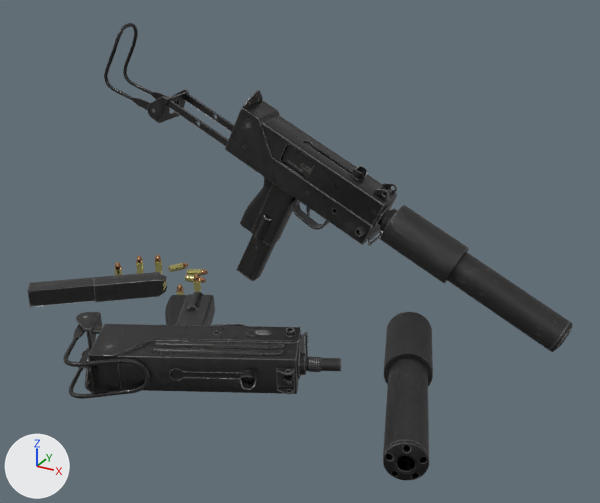
The glTF model public/models/mac-10.glb as it was, and as the next commit left it.
Camera for both pictures: a camera (50 mm lens) standing at (0.504, -0.903, 0.507) and looking at (0.079, -0.131, 0.121). The lights are fixed; the arrows at lower left show +X, +Y and +Z. The first picture is the older version.

Objects in the first picture: 'Case_low.003_Bullet_0', 'Case_low.004_Bullet_0', 'Case_low.005_Bullet_0', 'Case_low.006_Bullet_0', 'Case_low.007_Bullet_0', 'Case_low.008_Bullet_0', 'Case_low.009_Bullet_0', 'Case_low.010_Bullet_0', 'Mac10.001_Mac-10_0', 'Mac10_Mac-10_0', 'Magazine.001_Mac-10_0', 'Magazine_Mac-10_0', 'Outer frame_button.001_Mac-10_0', 'Stock.001_Mac-10_0', 'Stock_Mac-10_0', 'Suppressor.001_Suppressor_0', 'Suppressor_Suppressor_0', 'outer_frame_trigger_button.001_Mac-10_0', 'stock_bars_.001_Mac-10_0', 'stock_bars__Mac-10_0' and 1 more.
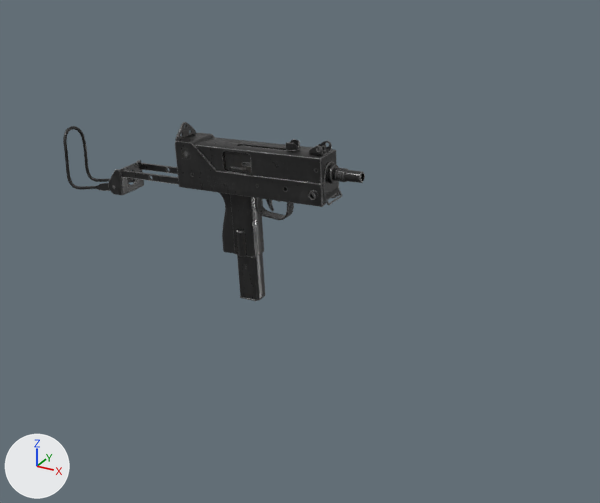
ob_sketchfab_model is not drawn itself; it is the parent of ob_2599e866a1de4456b26eb53441fdf733_fbx.

What changed in the scene script:
```text
Change ob_sketchfab_model:
    add ob_sketchfab_model.parent = ob_fix_rotation_004
Remove ob_case_low_003_bullet_0:
    ob_case_low_003_bullet_0 = bpy.data.objects.new('Case_low.003_Bullet_0', me_case_low_001_bullet_0)
Remove ob_case_low_004_bullet_0:
    ob_case_low_004_bullet_0 = bpy.data.objects.new('Case_low.004_Bullet_0', me_case_low_001_bullet_0)
Remove ob_case_low_006_bullet_0:
    ob_case_low_006_bullet_0 = bpy.data.objects.new('Case_low.006_Bullet_0', me_case_low_001_bullet_0)
Remove ob_case_low_007_bullet_0:
    ob_case_low_007_bullet_0 = bpy.data.objects.new('Case_low.007_Bullet_0', me_case_low_001_bullet_0)
Remove ob_case_low_008_bullet_0:
    ob_case_low_008_bullet_0 = bpy.data.objects.new('Case_low.008_Bullet_0', me_case_low_001_bullet_0)
Remove ob_case_low_005_bullet_0:
    ob_case_low_005_bullet_0 = bpy.data.objects.new('Case_low.005_Bullet_0', me_case_low_001_bullet_0)
Remove ob_case_low_009_bullet_0:
    ob_case_low_009_bullet_0 = bpy.data.objects.new('Case_low.009_Bullet_0', me_case_low_001_bullet_0)
Remove ob_case_low_010_bullet_0:
    ob_case_low_010_bullet_0 = bpy.data.objects.new('Case_low.010_Bullet_0', me_case_low_001_bullet_0)
Remove ob_suppressor_suppressor_0:
    ob_suppressor_suppressor_0 = bpy.data.objects.new('Suppressor_Suppressor_0', me_suppressor_suppressor_0)
Remove ob_mac10_001_mac_10_0:
    ob_mac10_001_mac_10_0 = bpy.data.objects.new('Mac10.001_Mac-10_0', me_mac10_mac_10_0)
Remove ob_outer_frame_trigger_button_001_mac_10_0:
    ob_outer_frame_trigger_button_001_mac_10_0 = bpy.data.objects.new('outer_frame_trigger_button.001_Mac-10_0', me_outer_frame_trigger_button_mac_10_0)
Remove ob_stock_001_mac_10_0:
    ob_stock_001_mac_10_0 = bpy.data.objects.new('Stock.001_Mac-10_0', me_stock_mac_10_0)
Remove ob_stock_bars__001_mac_10_0:
    ob_stock_bars__001_mac_10_0 = bpy.data.objects.new('stock_bars_.001_Mac-10_0', me_stock_bars__mac_10_0)
Remove ob_magazine_001_mac_10_0:
    ob_magazine_001_mac_10_0 = bpy.data.objects.new('Magazine.001_Mac-10_0', me_magazine_mac_10_0)
Remove ob_suppressor_001_suppressor_0:
    ob_suppressor_001_suppressor_0 = bpy.data.objects.new('Suppressor.001_Suppressor_0', me_suppressor_suppressor_0)
Remove ob_outer_frame_button_001_mac_10_0:
    ob_outer_frame_button_001_mac_10_0 = bpy.data.objects.new('Outer frame_button.001_Mac-10_0', me_outer_frame_button_mac_10_0)
Add ob_fix_rotation_004:
    ob_fix_rotation_004 = bpy.data.objects.new('fix-rotation.004', None)
    ob_fix_rotation_004.parent = ob_fix_rotation_003
    ob_fix_rotation_004.location = (0.0, 0.0, 0.0)
Add ob_fix_rotation_003:
    ob_fix_rotation_003 = bpy.data.objects.new('fix-rotation.003', None)
    ob_fix_rotation_003.parent = ob_fix_rotation_002
    ob_fix_rotation_003.location = (0.0, 0.0, 0.0)
Add ob_fix_rotation_002:
    ob_fix_rotation_002 = bpy.data.objects.new('fix-rotation.002', None)
    ob_fix_rotation_002.parent = ob_fix_rotation_001
    ob_fix_rotation_002.location = (0.0, 0.0, 0.0)
Add ob_fix_rotation_001:
    ob_fix_rotation_001 = bpy.data.objects.new('fix-rotation.001', None)
    ob_fix_rotation_001.parent = ob_fix_rotation
    ob_fix_rotation_001.location = (0.0, 0.0, 0.0)
Add ob_fix_rotation:
    ob_fix_rotation = bpy.data.objects.new('fix-rotation', None)
    ob_fix_rotation.location = (0.0, 0.0, 0.0)
    ob_fix_rotation.rotation_euler = (0.0, -0.489, 0.0)  # degrees (0, -28, 0)
```

Changed parts and their boxes (x1, y1, x2, y2) in the pictures (600 x 503 px):
'Mac10_Mac-10_0', moved: before (225, 90, 397, 246); after (175, 122, 365, 257)
'Mac10.001_Mac-10_0', deleted: before (85, 291, 341, 395)
'Suppressor_Suppressor_0', deleted: before (380, 205, 573, 352)
'Suppressor.001_Suppressor_0', deleted: before (383, 312, 433, 480)
'Magazine.001_Mac-10_0', deleted: before (27, 272, 167, 308)
'Stock_Mac-10_0', moved: before (147, 89, 234, 147); after (108, 160, 179, 195)
'Magazine_Mac-10_0', moved: before (236, 234, 276, 281); after (237, 253, 265, 301)
'stock_bars__Mac-10_0', moved: before (104, 23, 178, 110); after (63, 126, 136, 191)
'stock_bars_.001_Mac-10_0', deleted: before (63, 325, 150, 399)
'Stock.001_Mac-10_0', deleted: before (76, 312, 102, 356)
'outer_frame_trigger_button_Mac-10_0', moved: before (352, 166, 367, 180); after (286, 139, 300, 152)
'outer_frame_trigger_button.001_Mac-10_0', deleted: before (240, 370, 257, 390)
'Outer frame_button.001_Mac-10_0', deleted: before (245, 330, 271, 337)
'Case_low.010_Bullet_0', deleted: before (168, 263, 188, 272)
'Case_low.004_Bullet_0', deleted: before (193, 274, 201, 292)
'Case_low.008_Bullet_0', deleted: before (136, 255, 144, 274)
'Case_low.009_Bullet_0', deleted: before (187, 269, 208, 276)
'Case_low.006_Bullet_0', deleted: before (155, 254, 162, 274)
'Case_low.005_Bullet_0', deleted: before (185, 274, 206, 283)
'Case_low.007_Bullet_0', deleted: before (114, 262, 122, 276)
'Trigger_Mac-10_0', moved: before (306, 207, 310, 216); after (266, 199, 274, 212)
'Case_low.003_Bullet_0', deleted: before (176, 284, 184, 295)
'Case_low.002_Bullet_0', no longer drawn: before (163, 279, 167, 290)
